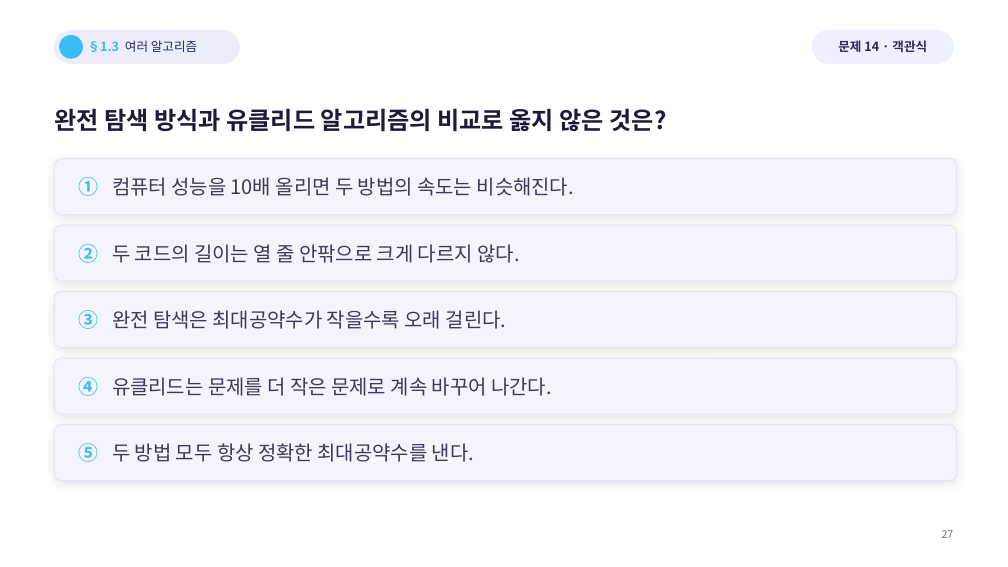
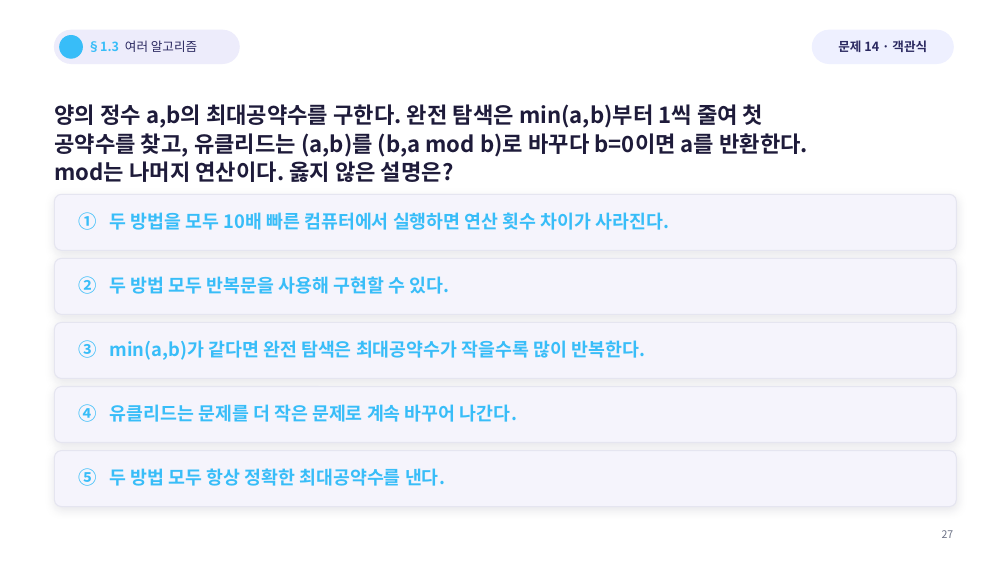
Before and after one commit to Sangdon-Park/Sangdon-Park.github.io, a slide deck: slide 21 of data/알고리즘/1장_연습문제_50문항_수업용.pptx (slide 27 before the commit). Drawn at 1008x567 pixels with LibreOffice and Linux fonts; fonts in the diff are those of the drawing; background and template pictures are left out. Boxes give left, top, right and bottom in pixels: in the first picture for what was removed or moved away, otherwise in the second. Text is boxed around its words. In the diff, an @@ line names an element or a change of style, - is before the commit and + after.

```diff
--- a/data/알고리즘/1장_연습문제_50문항_수업용.pptx
+++ b/data/알고리즘/1장_연습문제_50문항_수업용.pptx
@@ text at [54, 104, 808, 182]: text changed; size 23 to 21.2 pt @@
-완전 탐색 방식과 유클리드 알고리즘의 비교로 옳지 않은 것은?
+양의 정수 a,b의 최대공약수를 구한다. 완전 탐색은 min(a,b)부터 1씩 줄여 첫
+공약수를 찾고, 유클리드는 (a,b)를 (b,a mod b)로 바꾸다 b=0이면 a를 반환한다.
+mod는 나머지 연산이다. 옳지 않은 설명은?
@@ rounded rectangle: place and size @@
-rounded rectangle at [54, 159, 957, 215]
+rounded rectangle at [54, 194, 957, 250]
@@ text at [79, 212, 670, 230]: text changed; size 19 to 17.5 pt; text colour #3C3B57 to #38BDF8; bold on @@
-① 컴퓨터 성능을 10배 올리면 두 방법의 속도는 비슷해진다.
+① 두 방법을 모두 10배 빠른 컴퓨터에서 실행하면 연산 횟수 차이가 사라진다.
@@ rounded rectangle: place and size @@
-rounded rectangle at [54, 225, 957, 281]
+rounded rectangle at [54, 259, 957, 315]
@@ text at [79, 276, 449, 294]: text changed; size 19 to 17.5 pt; text colour #3C3B57 to #38BDF8; bold on @@
-② 두 코드의 길이는 열 줄 안팎으로 크게 다르지 않다.
+② 두 방법 모두 반복문을 사용해 구현할 수 있다.
@@ rounded rectangle: place and size @@
-rounded rectangle at [54, 292, 957, 348]
+rounded rectangle at [54, 323, 957, 379]
@@ text at [79, 340, 645, 360]: text changed; size 19 to 17.5 pt; text colour #3C3B57 to #38BDF8; bold on @@
-③ 완전 탐색은 최대공약수가 작을수록 오래 걸린다.
+③ min(a,b)가 같다면 완전 탐색은 최대공약수가 작을수록 많이 반복한다.
@@ rounded rectangle: place and size @@
-rounded rectangle at [54, 358, 957, 414]
+rounded rectangle at [54, 386, 957, 442]
@@ text "④ 유클리드는 문제를 더 작은 ..." at [79, 404, 517, 422]: size 19 to 17.5 pt, text colour #3C3B57 to #38BDF8, bold on; line spacing 1 to 1.08 @@
@@ text "④ 유클리드는 문제를 더 작은 ...": place and size @@
-text "④ 유클리드는 문제를 더 작은 ..." at [79, 377, 552, 396]
+text "④ 유클리드는 문제를 더 작은 ..." at [79, 404, 517, 422]
@@ rounded rectangle: place and size @@
-rounded rectangle at [54, 425, 957, 481]
+rounded rectangle at [54, 451, 957, 507]
@@ text "⑤ 두 방법 모두 항상 ...": place and size @@
-text "⑤ 두 방법 모두 항상 ..." at [79, 443, 474, 462]
+text "⑤ 두 방법 모두 항상 ..." at [79, 468, 445, 486]
@@ text "⑤ 두 방법 모두 항상 ..." at [79, 468, 445, 486]: size 19 to 17.5 pt, text colour #3C3B57 to #38BDF8, bold on; line spacing 1 to 1.08 @@
```
Also in this commit, not shown: 48 other slides changed, 8 slides removed, 24 other files.
